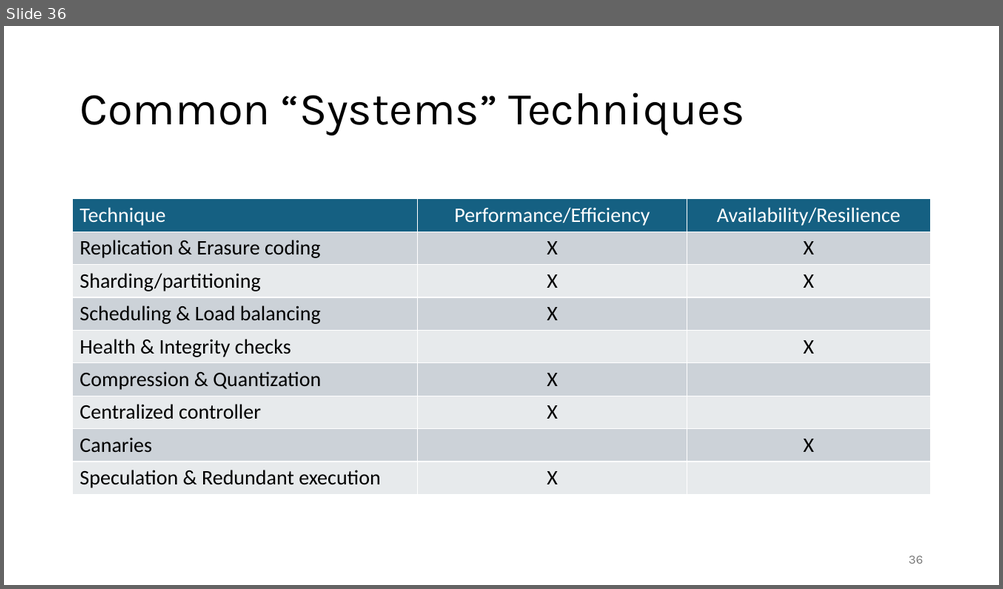
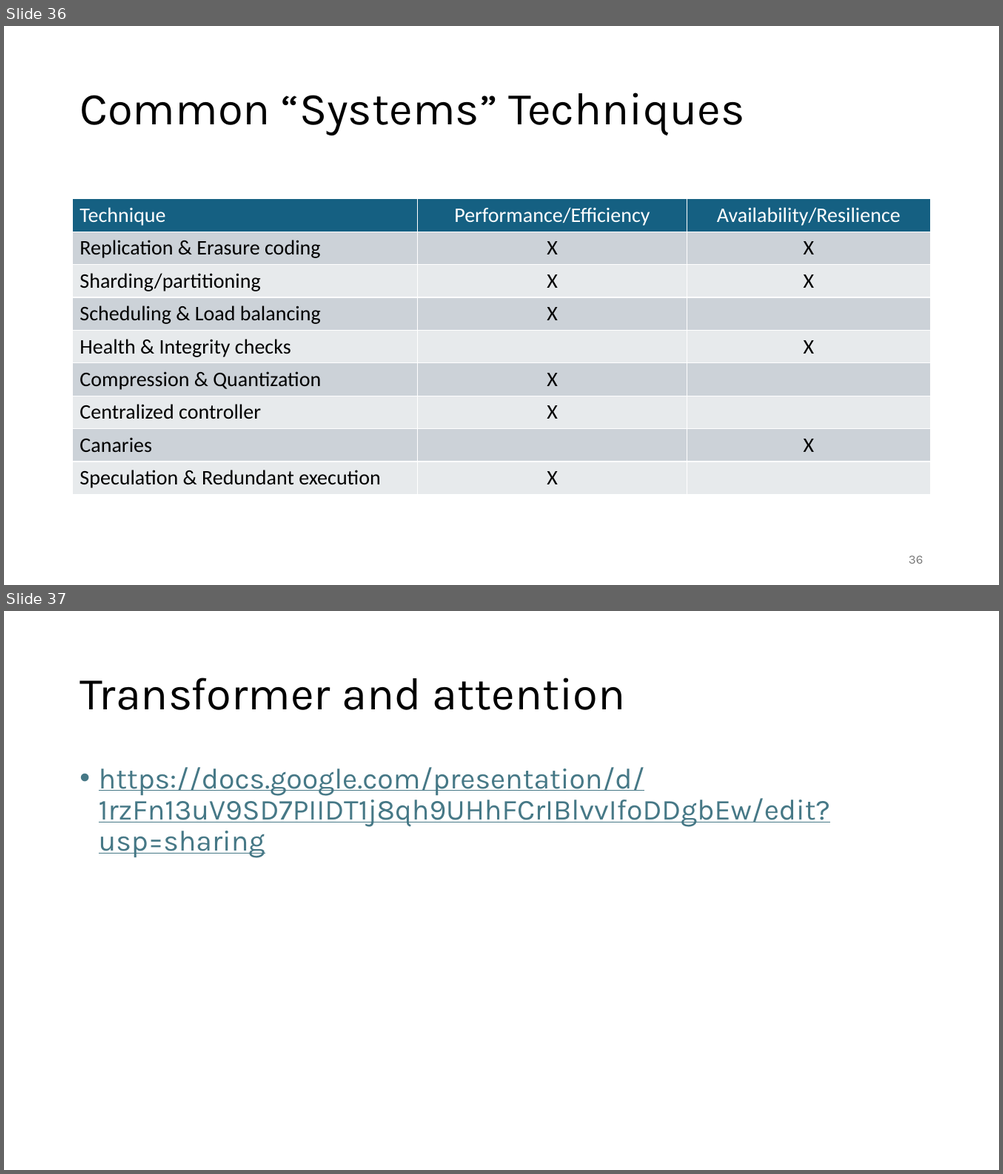
Before and after one commit to henryhxu/CSCI5540, a slide deck: lectures/lec1.pptx. Shown one above the other, each under a label of ours: slide 36 before the commit, slides 36 and 37 after it. The pictures are 1003x589 and 1003x1174 pixels, drawn with LibreOffice and Linux fonts; fonts in the diff are those of the drawing. Boxes give left, top, right and bottom in pixels: in the first picture for what was removed or moved away, otherwise in the second. Text is boxed around its words. In the diff, an @@ line names an element or a change of style, - is before the commit and + after.

Commit message:
lec1 updated

```diff
--- a/lectures/lec1.pptx
+++ b/lectures/lec1.pptx
@@ slide 37 added at [4, 611, 999, 1170], background #FFFFFF @@
@@ title added at [79, 678, 625, 710], 44 pt, text #000000 @@
+Transformer and attention
@@ text added at [99, 767, 830, 858], 28 pt, text #467886, underline @@
+• https://docs.google.com/presentation/d/1rzFn13uV9SD7PIIDT1j8qh9UHhFCrIBlvvIfoDDgbEw/edit?usp=sharing
```
